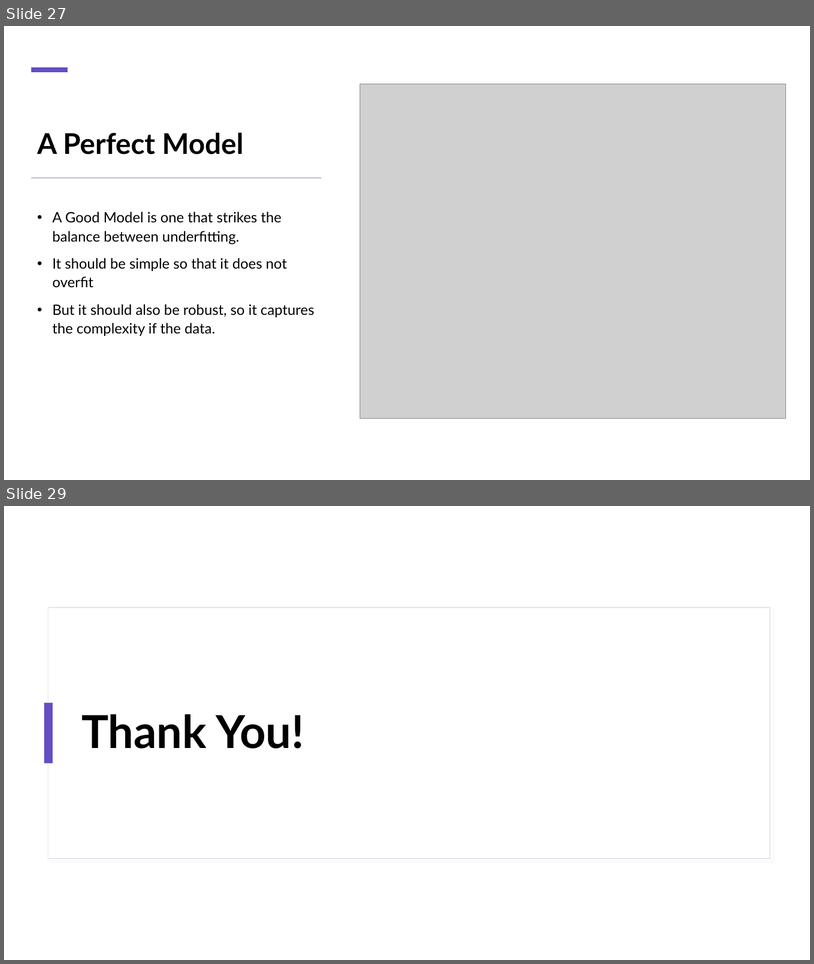
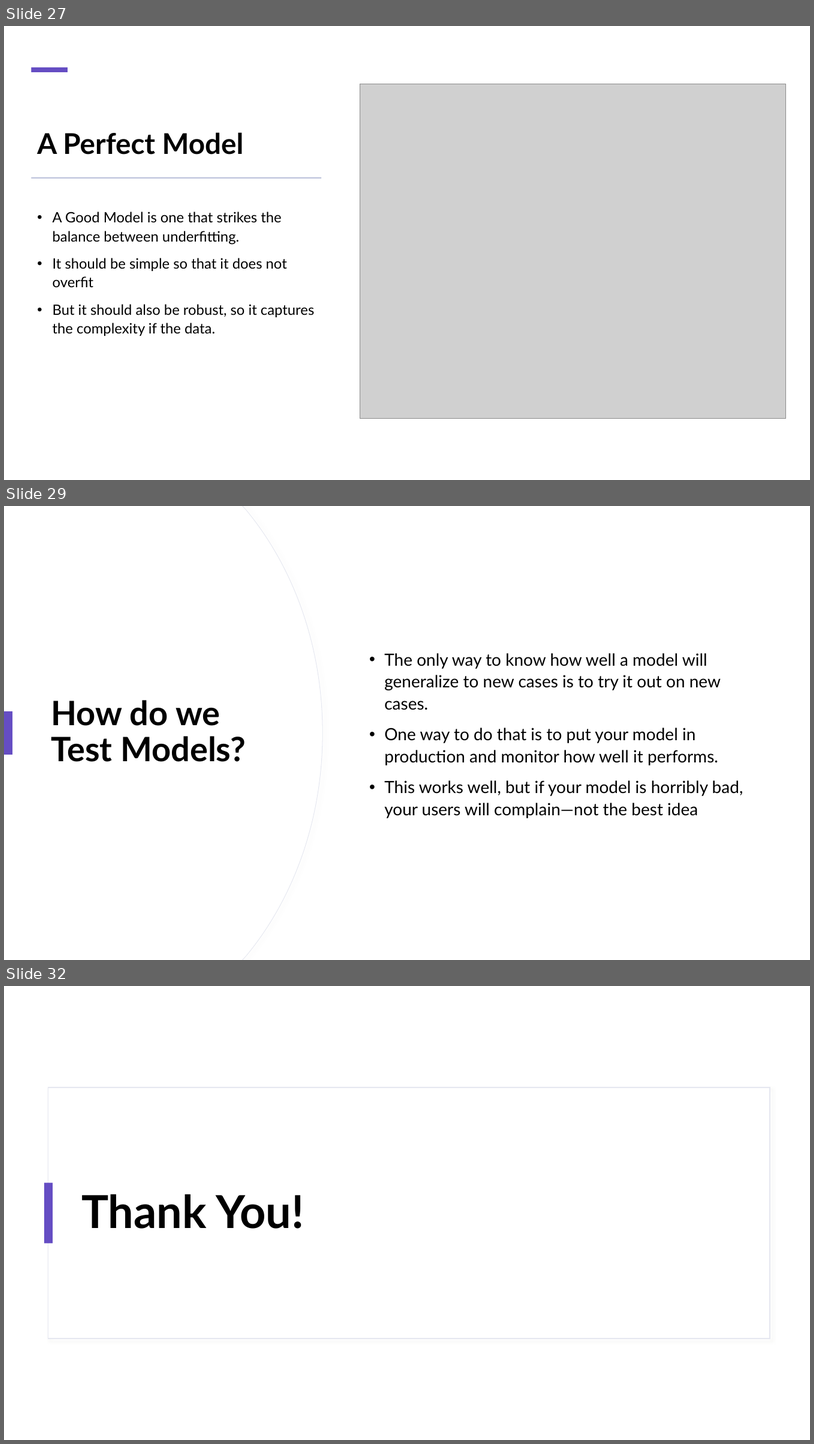
Before and after one commit to Aryagm/ML_Workshop, a slide deck: Day 1/Introduction to Machine Learning.pptx. Shown one above the other, each under a label of ours: slides 27 and 29 before the commit, slides 27, 29 and 32 after it; the slides between them are not shown. The pictures are 814x964 and 814x1444 pixels, drawn with LibreOffice and Linux fonts; fonts in the diff are those of the drawing; grey boxes stand for pictures. Boxes give left, top, right and bottom in pixels: in the first picture for what was removed or moved away, otherwise in the second. Text is boxed around its words. In the diff, an @@ line names an element or a change of style, - is before the commit and + after.

```diff
--- a/Day 1/Introduction to Machine Learning.pptx
+++ b/Day 1/Introduction to Machine Learning.pptx
@@ slide 29 added at (4,506,810,960), background #FFFFFF; not listed: 2 template elements that a slide beside it also shows @@
@@ rectangle added at (4,506,810,960), fill #FFFFFF @@
@@ freeform shape added at (4,506,323,960), fill #FFFFFF, outline #E5E7F0 0.75 pt @@
@@ freeform shape added at (4,506,322,960), fill #FFFFFF @@
@@ text added at (384,653,744,818), 20 pt, text #000000 @@
+• The only way to know how well a model will generalize to new cases is to try it out on new cases.
+• One way to do that is to put your model in production and monitor how well it performs.
+• This works well, but if your model is horribly bad, your users will complain—not the best idea
@@ title added at (51,700,246,762), 40 pt, text #000000, bold @@
+How do we Test Models?
@@ rectangle added at (4,711,12,754), fill #654DC3 @@
@@ what was slide 29 is now slide 32 @@
```
Also in this commit, not shown: 1 slide changed, 2 other slides added, 1 other file.
